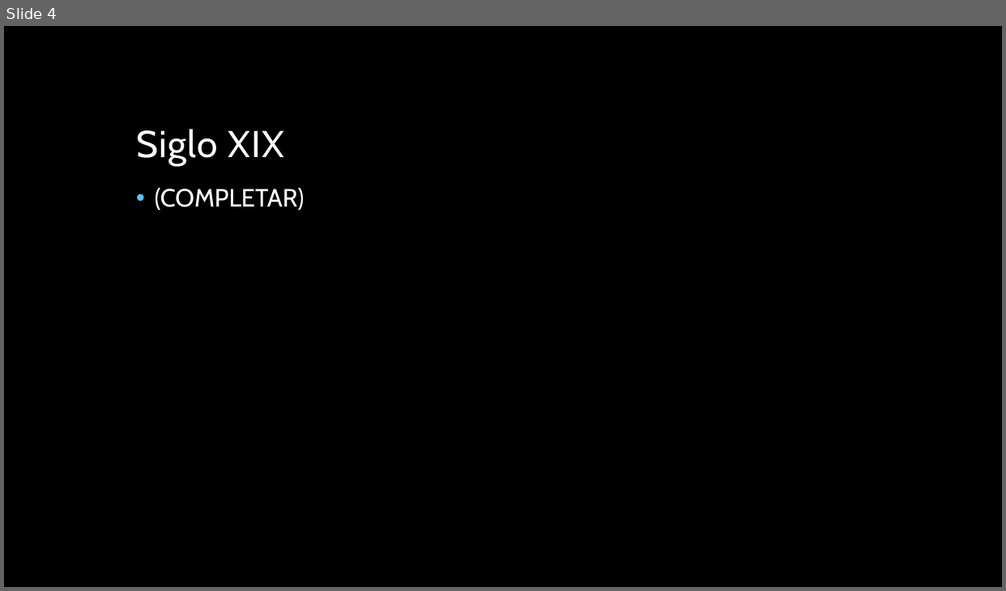
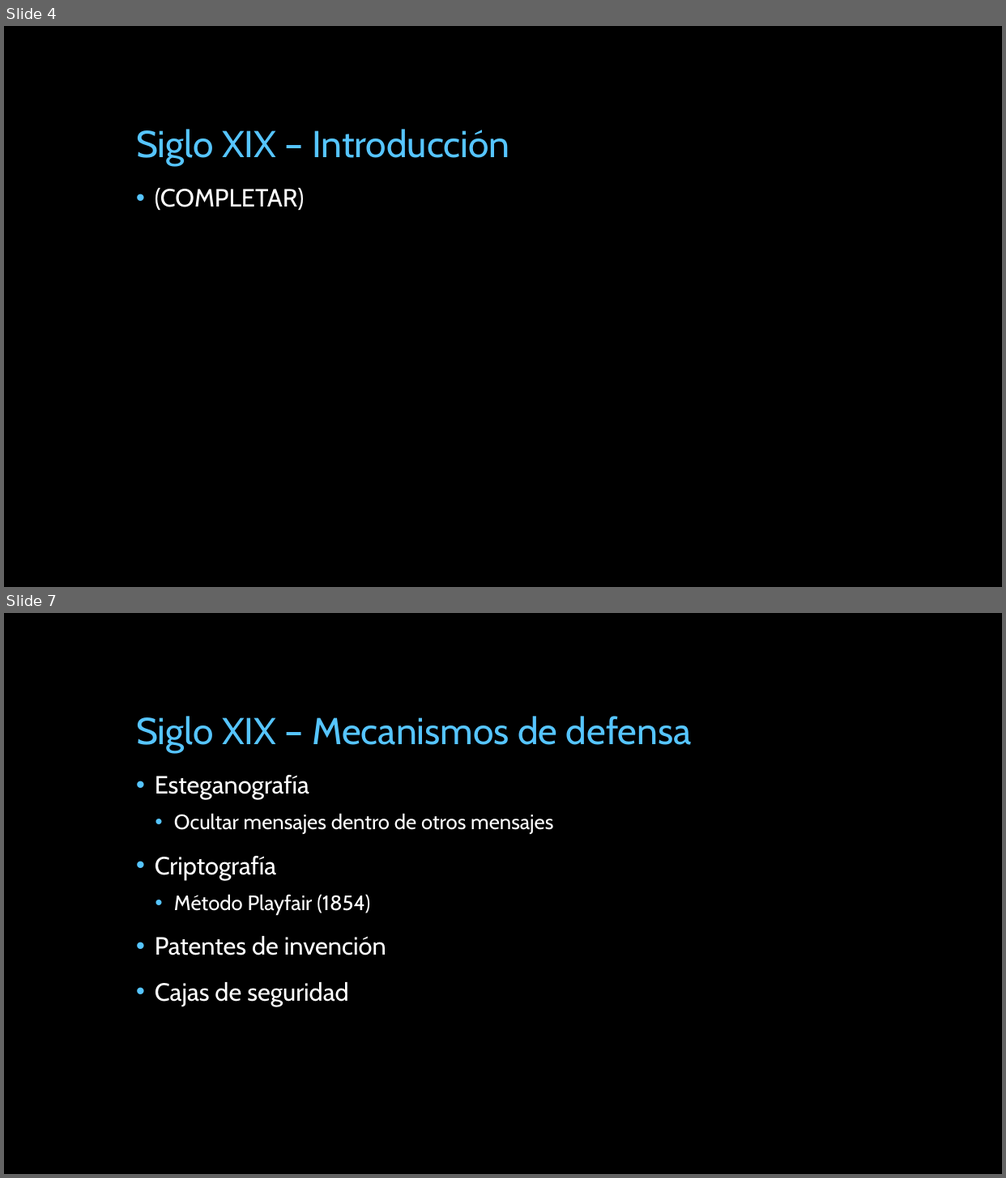
Before and after one commit to miparnisari/implantaciondesistemas, a slide deck: Presentacion/Fuga de Información en los Siglos XIX y.pptx. Shown one above the other, each under a label of ours: slide 4 before the commit, slides 4 and 7 after it; the slides between them are not shown. The pictures are 1006x591 and 1006x1178 pixels, drawn with LibreOffice and Linux fonts; fonts in the diff are those of the drawing; background and template pictures are left out. Boxes give left, top, right and bottom in pixels: in the first picture for what was removed or moved away, otherwise in the second. Text is boxed around its words. In the diff, an @@ line names an element or a change of style, - is before the commit and + after.

```diff
--- a/Presentacion/Fuga de Información en los Siglos XIX y.pptx
+++ b/Presentacion/Fuga de Información en los Siglos XIX y.pptx
@@ slide 7 added at [4, 613, 1002, 1174], background picture (left out) @@
@@ title added at [136, 716, 692, 753], 36 pt, text #56C5FF @@
+Siglo XIX – Mecanismos de defensa
@@ text added at [155, 775, 553, 1006], 24 pt, text #FFFFFF @@
+• Esteganografía
+  • Ocultar mensajes dentro de otros mensajes
+• Criptografía
+  • Método Playfair (1854)
+• Patentes de invención
+• Cajas de seguridad
@@ slide 4 changed as well @@
@@ title at [136, 129, 510, 166]: text changed; text colour #FFFFFF to #56C5FF @@
-Siglo XIX
+Siglo XIX – Introducción
```
Also in this commit, not shown: 8 other slides changed, 5 other slides added, 2 slides removed.
